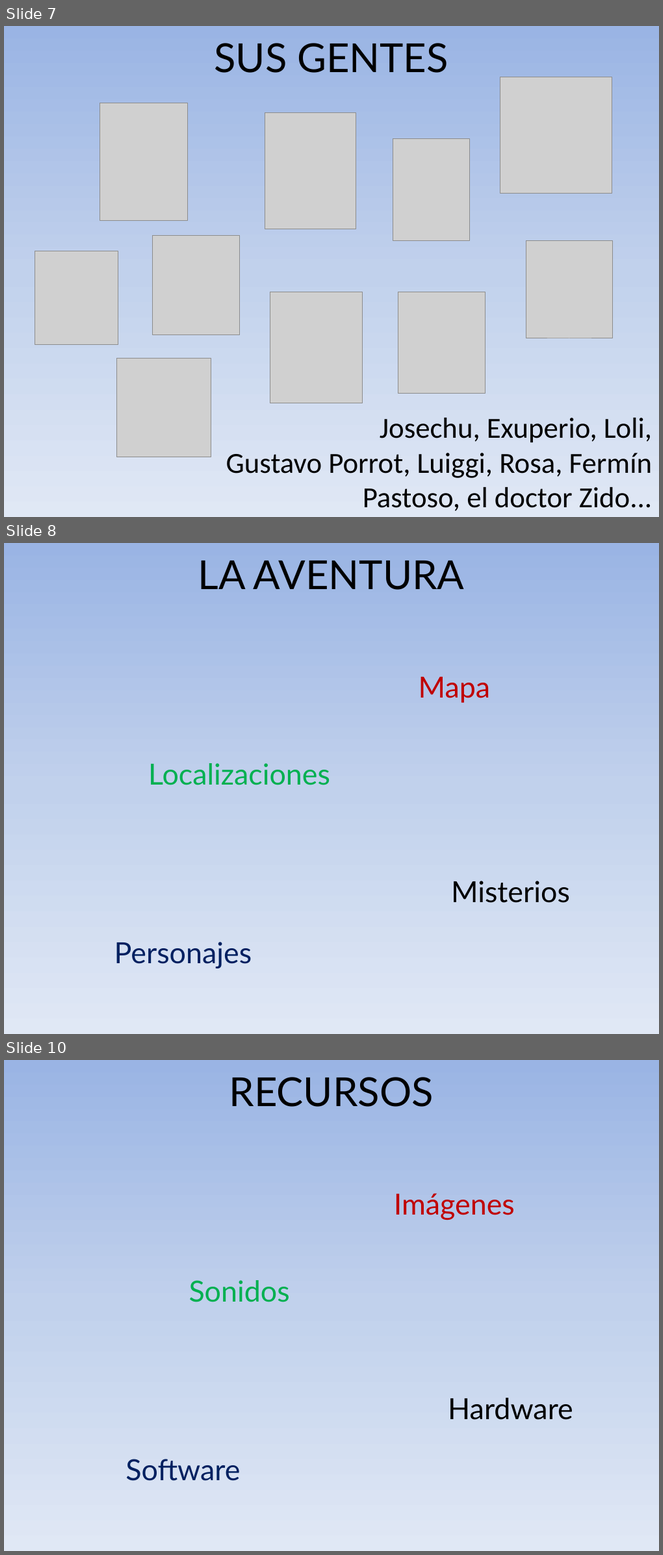
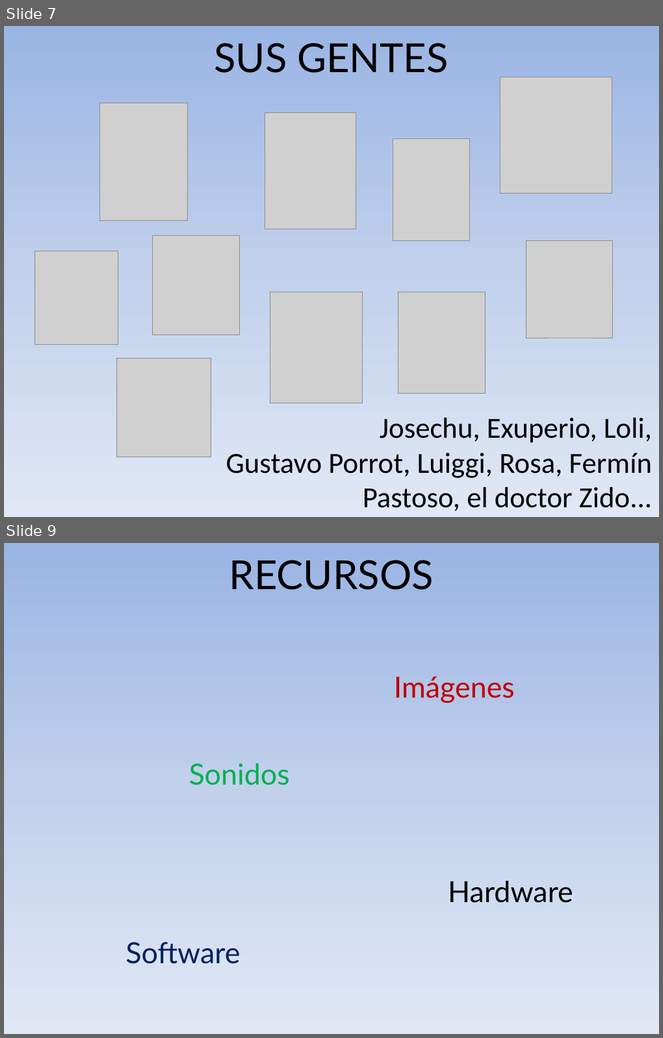
Before and after one commit to MiguelVis/BenitoGG, a slide deck: presentacion/presentacion_miguel_indalecio_garcia_lopez.pptx. Shown one above the other, each under a label of ours: slides 7, 8 and 10 before the commit, slides 7 and 9 after it; the slides between them are not shown. The pictures are 663x1555 and 663x1038 pixels, drawn with LibreOffice and Linux fonts; fonts in the diff are those of the drawing; grey boxes stand for pictures. Boxes give left, top, right and bottom in pixels: in the first picture for what was removed or moved away, otherwise in the second. Text is boxed around its words. In the diff, an @@ line names an element or a change of style, - is before the commit and + after.

```diff
--- a/presentacion/presentacion_miguel_indalecio_garcia_lopez.pptx
+++ b/presentacion/presentacion_miguel_indalecio_garcia_lopez.pptx
@@ slide 8 removed at (4, 543, 659, 1034), background gradient #9AB5E4 to #C2D1ED to #E1E8F5 @@
@@ text removed at (198, 561, 465, 590) @@
-LA AVENTURA
@@ text removed at (419, 677, 491, 703) @@
-Mapa
@@ text removed at (148, 763, 330, 785) @@
-Localizaciones
@@ text removed at (451, 881, 570, 903) @@
-Misterios
@@ text removed at (114, 942, 252, 969) @@
-Personajes
@@ what was slide 10 is now slide 9 @@
```
Also in this commit, not shown: 10 slides changed, 1 slide added, 1 other file.
